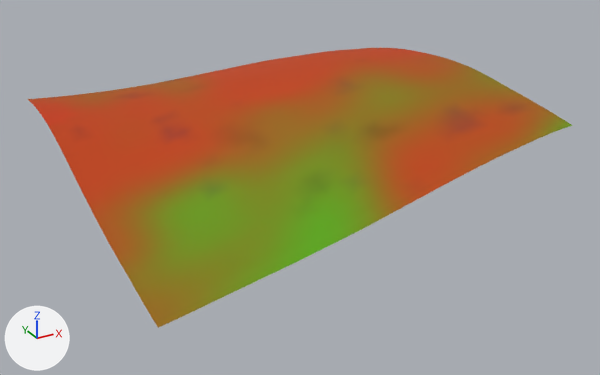
A saved change to the glTF model games/yorimichi/assets/belmonte/meshes/SM_BM_BT_Terrain_6_5.glb.
Rendered twice from a camera (50 mm lens) standing at (410.0, 356.0, 239.0) and looking at (647.0, 787.0, 24.0). Arrows for +X, +Y and +Z are at lower left; the lights stay in place. The picture after the commit comes second.

In view in the first picture: 'SM_BM_BT_Terrain_6_5'.
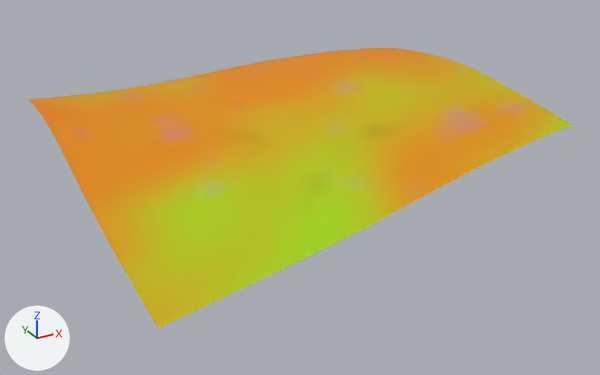
What differs and where, as boxes [x1, y1, x2, y2] in the pictures (600 x 375 px):
part 1 of me_sm_bt_terrain_6_5, recoloured (lighter)
    both: [28, 48, 502, 211]
part 2 of me_sm_bt_terrain_6_5, recoloured
    both: [82, 58, 553, 270]
part 3 of me_sm_bt_terrain_6_5, recoloured (lighter)
    both: [125, 66, 573, 328]
part 4 of me_sm_bt_terrain_6_5, recoloured
    both: [31, 48, 532, 237]

Diff of the bpy script that builds the scene:
```diff
--- a/games/yorimichi/assets/belmonte/meshes/SM_BM_BT_Terrain_6_5.glb.py
+++ b/games/yorimichi/assets/belmonte/meshes/SM_BM_BT_Terrain_6_5.glb.py
@@ me_sm_bt_terrain_6_5 @@
 me_sm_bt_terrain_6_5.from_pydata(...)  # 1089 vertices, 2048 faces; spans x 512.0..768.0, y 680.0..936.0, z 22.0..91.0
 # used by ob_sm_bm_bt_terrain_6_5; location = (0.0, 0.0, 0.0)
+# me_sm_bt_terrain_6_5 part 1: 846 faces centred in x 514.0..765.0, y 682.0..933.0, z 40.0..90.0 are repainted in the vertex colours; the middle colour goes from orange #be4000 to orange #e08900
+# me_sm_bt_terrain_6_5 part 2: 356 faces centred in x 514.0..765.0, y 682.0..933.0, z 30.0..91.0 are repainted in the vertex colours; the middle colour goes from brown #a15a00 to yellow #d0a000
+# me_sm_bt_terrain_6_5 part 3: 523 faces centred in x 514.0..765.0, y 682.0..794.0, z 23.0..91.0 are repainted in the vertex colours; the middle colour goes from yellow #7e8100 to yellow #bbbc00
+# me_sm_bt_terrain_6_5 part 4: 323 faces centred in x 514.0..765.0, y 682.0..933.0, z 36.0..91.0 are repainted in the vertex colours; the middle colour goes from brown #b04d00 to orange #d89500
 me_sm_bt_terrain_6_5.materials.append(mat_bm_000_m_terrain_047)
```
